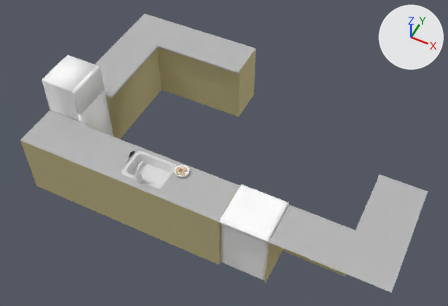
The Blender file Assets/Models/house[IMPORTER]/kitchen.blend: old version first, new version second.
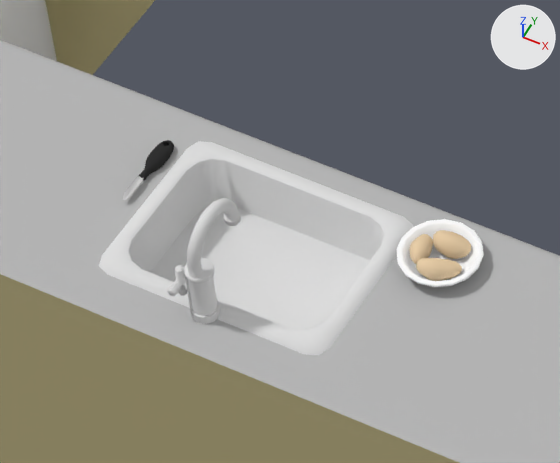
Each version is shown whole from a camera (50 mm lens) standing at (-0.23, -8.48, 6.6) and looking at (-2.65, -3.66, 0.56), then close up on the part from 23% to 45% of the width and 41% to 68% of the height. Lighting does not change. The marker at upper right points along +X, +Y and +Z.

Names of what the first close-up shows: 'Plane', 'Plane.001', 'Plane.002', 'bowl', 'counters', 'fridge_hatch_02', 'potato_peeler', 'sink_faucet'.
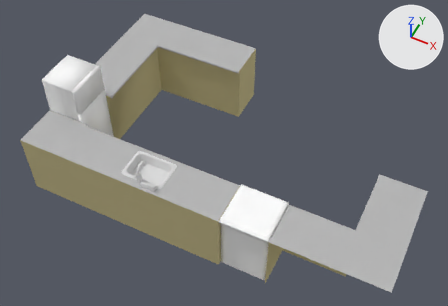
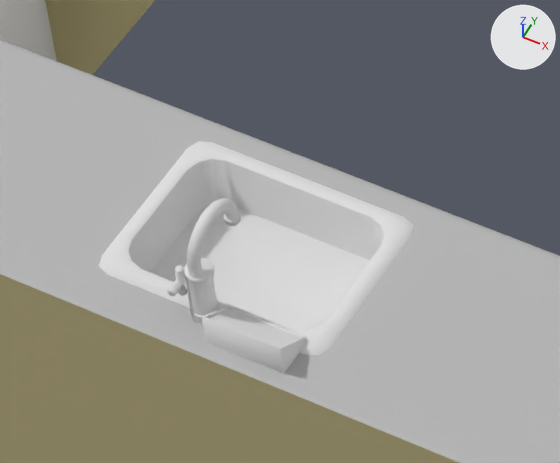
Pixel boxes [x1, y1, x2, y2] of what changed, in the close-ups (560 x 463 px):
'sink_faucet', reshaped (112% wider, 39% taller): before [184, 198, 241, 324]; after [184, 198, 306, 373]
'bowl', deleted: before [396, 219, 484, 287]
'Plane', deleted: before [416, 258, 462, 281]
'Plane.002', deleted: before [433, 230, 471, 259]
'potato_peeler', deleted: before [123, 140, 174, 200]
    faces in mat_potato_peeler_handle_material (black #313131): [139, 140, 174, 180]
    faces in mat_potato_peeler_blade_material (light grey #d1d1d1): [123, 176, 143, 200]
'Plane.001', deleted: before [409, 234, 433, 264]
part 1 of me_sink_faucet, added: after [202, 306, 306, 373]

What the commit changed:
me_sink_faucet is used by ob_sink_faucet; location (-3.19, -4.775, 0.907).
me_sink_faucet had 677 vertices, 674 faces and spanned x -0.032..0.031, y -0.031..0.153, z 0.0..0.266.
me_sink_faucet now has 709 vertices, 703 faces and spans x -0.032..0.229, y -0.067..0.153, z 0.0..0.266.
me_sink_faucet part 1: a new loose piece of 32 vertices spanning x 0.04..0.229, y -0.067..0.027, z 0.003..0.084, in mat_sink_01_material (light grey #dfdfdf).
Object 'bowl' (ob_bowl) is deleted.
Object 'Plane.002' (ob_plane_002) is deleted.
Object 'Plane.001' (ob_plane_001) is deleted.
Object 'Plane' (ob_plane) is deleted.
Object 'potato_peeler' (ob_potato_peeler) is deleted.
